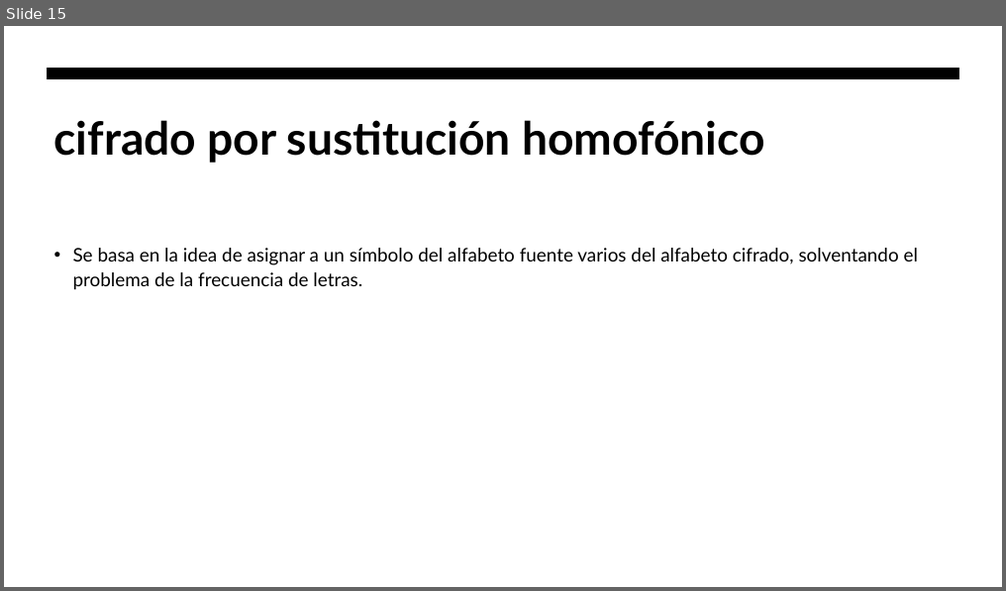
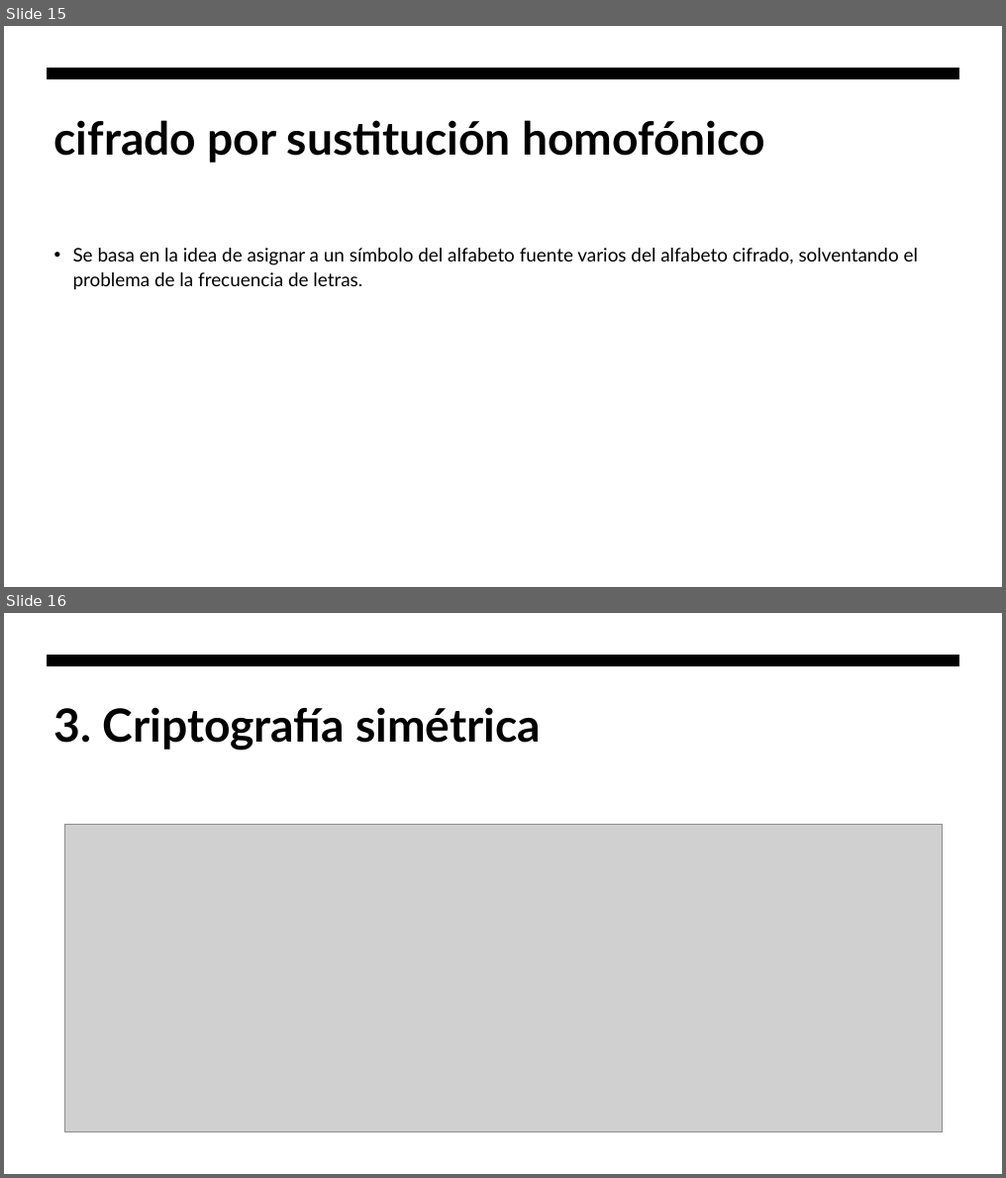
Before and after one commit to hombrefrustrado/criptografia-presentaci-n, a slide deck: criptografía teorica.pptx. Shown one above the other, each under a label of ours: slide 15 before the commit, slides 15 and 16 after it. The pictures are 1006x591 and 1006x1178 pixels, drawn with LibreOffice and Linux fonts; fonts in the diff are those of the drawing; grey boxes stand for pictures. Boxes give left, top, right and bottom in pixels: in the first picture for what was removed or moved away, otherwise in the second. Text is boxed around its words. In the diff, an @@ line names an element or a change of style, - is before the commit and + after.

```diff
--- a/criptografía teorica.pptx
+++ b/criptografía teorica.pptx
@@ slide 16 added at (x1=4, y1=613, x2=1002, y2=1174), background #FFFFFF; not listed: 1 template element that a slide beside it also shows @@
@@ title added at (x1=54, y1=707, x2=541, y2=751), 44 pt, text #000000, bold @@
+3. Criptografía simétrica
@@ picture added at (x1=64, y1=824, x2=943, y2=1133) @@
```
Also in this commit, not shown: 1 slide changed, 8 other slides added, 4 other files.
